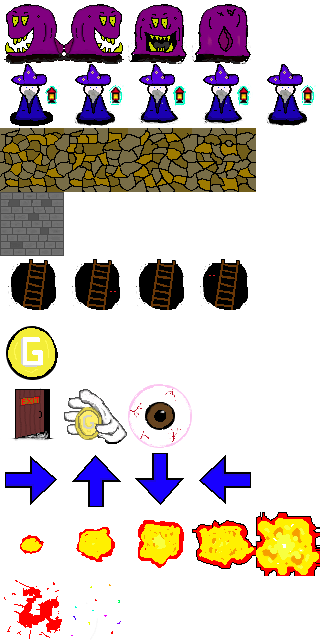
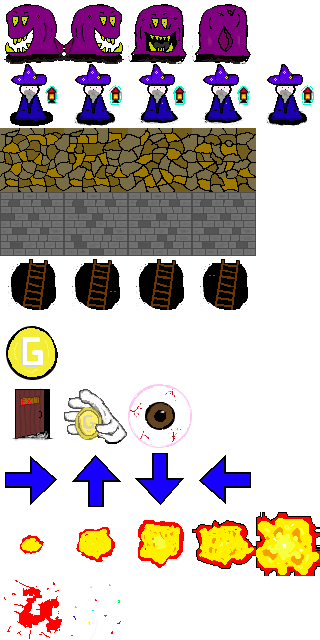
Two versions of the same layered image (320 × 640). Layer-by-layer changes:
added layer "wall.png copy #2" in group "wall" over bbox(64, 192, 128, 256)
added layer "wall.png copy #1" in group "wall" over bbox(128, 192, 192, 256)
added layer "wall.png copy" in group "wall" over bbox(192, 192, 256, 256)
painted on "wall.png" over bbox(1, 214, 26, 234)
